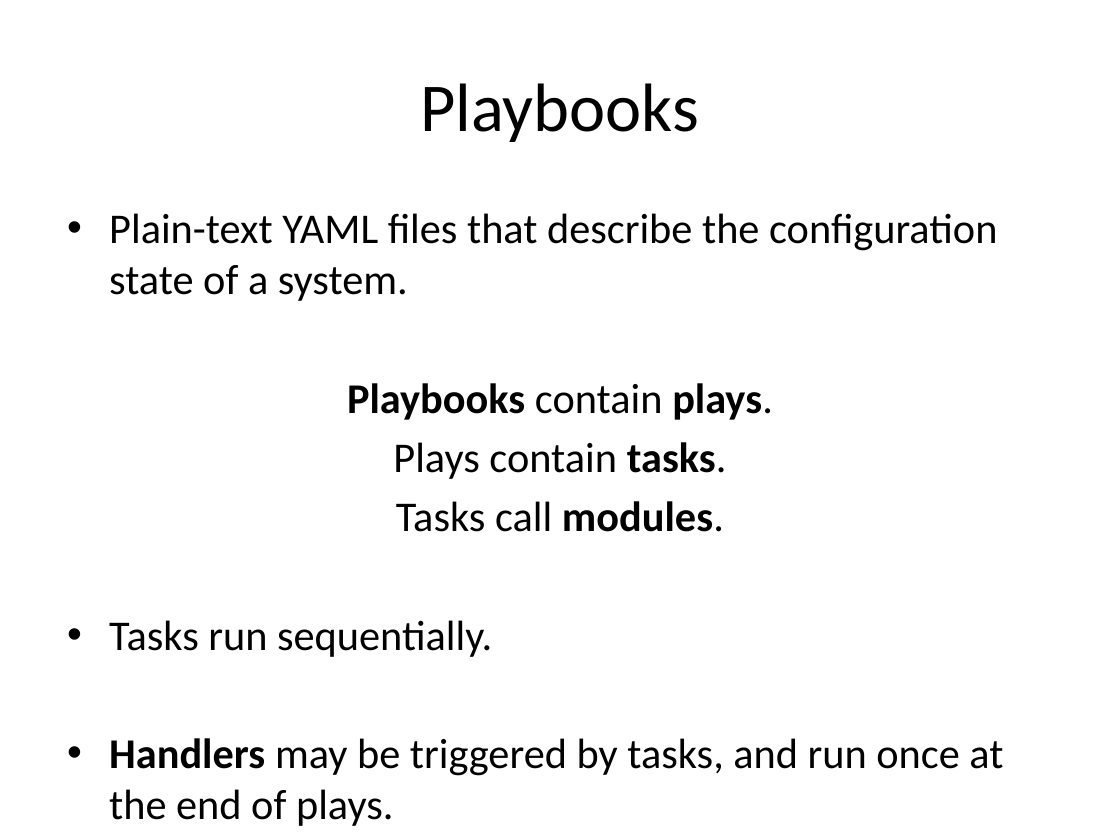
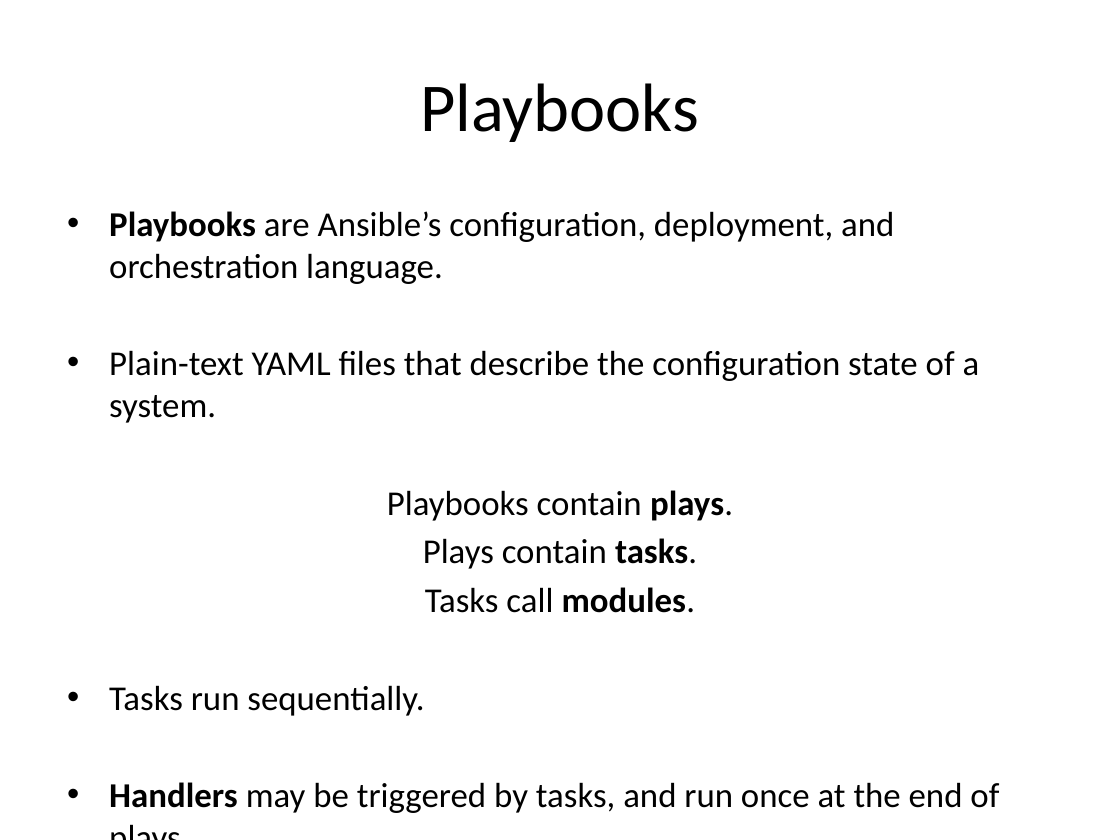
Before and after one commit to jasondbaker/infrastructure-class, a slide deck: slide 20 of lectures/infrastructure-week-10.pptx. Drawn at 1120x840 pixels with LibreOffice and Linux fonts; fonts in the diff are those of the drawing. Boxes give left, top, right and bottom in pixels: in the first picture for what was removed or moved away, otherwise in the second. Text is boxed around its words. In the diff, an @@ line names an element or a change of style, - is before the commit and + after.

```diff
--- a/lectures/infrastructure-week-10.pptx
+++ b/lectures/infrastructure-week-10.pptx
@@ text at [109,211,894,284]: paragraph added @@
+• Playbooks are Ansible’s configuration, deployment, and orchestration language.
@@ text at [109,350,999,813]: size 27.2 to 22.4 pt in "Plain-text YAML files that describe the configuration ...", "Playbooks contain plays.", "Plays contain tasks.", "Tasks call modules." and 2 more places; bold off in "Playbooks" @@
```
Also in this commit, not shown: 1 other slide changed, 28 slides added.
